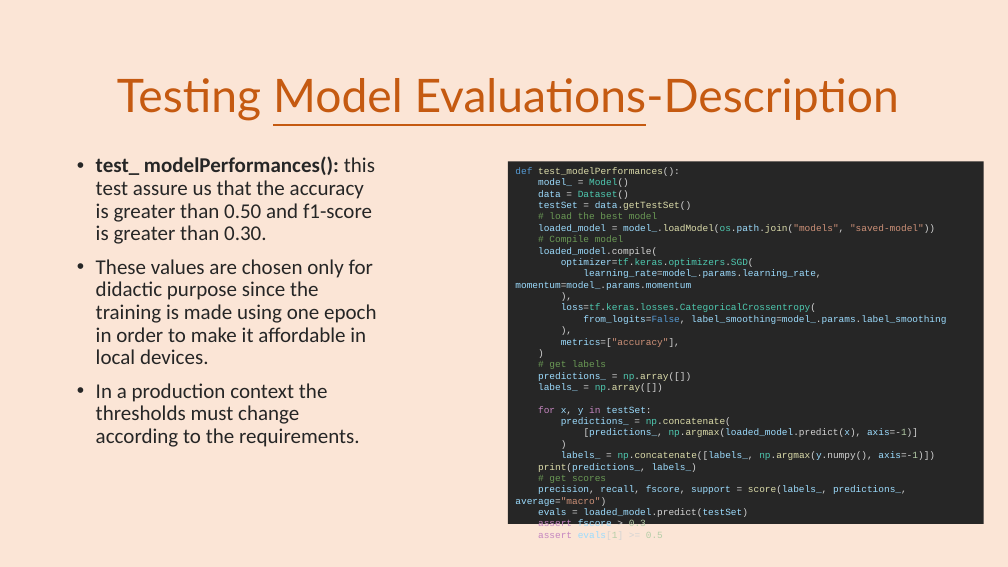
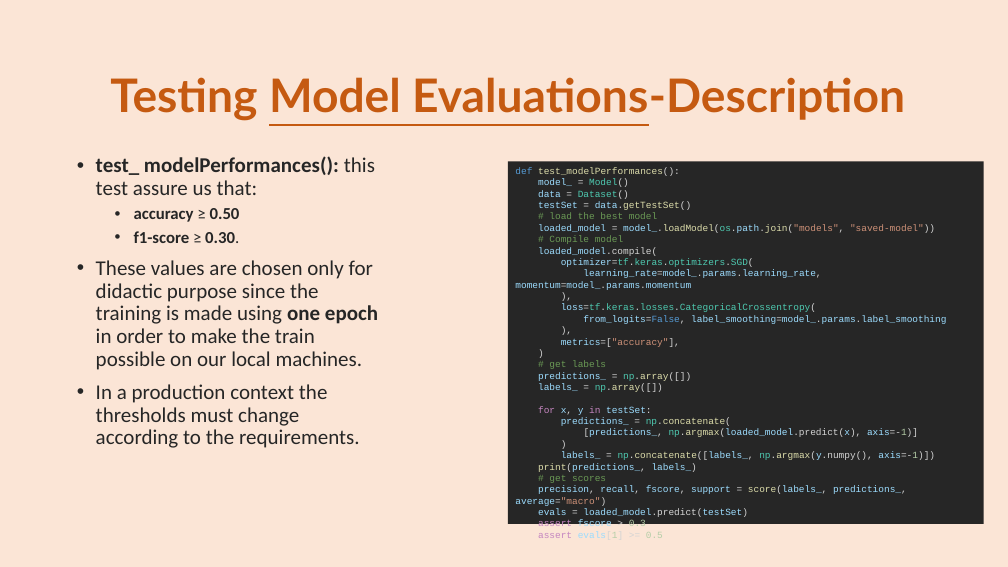
Before and after one commit to se4ai2223-uniba/architectural-style-recognition, a slide deck: slide 18 of docs/ArchiNet Team-Milestone 3.pptx (slide 17 before the commit). Drawn at 1008x567 pixels with LibreOffice and Linux fonts; fonts in the diff are those of the drawing. Boxes give left, top, right and bottom in pixels: in the first picture for what was removed or moved away, otherwise in the second. Text is boxed around its words. In the diff, an @@ line names an element or a change of style, - is before the commit and + after.

```diff
--- a/docs/ArchiNet Team-Milestone 3.pptx
+++ b/docs/ArchiNet Team-Milestone 3.pptx
@@ title "Testing Model Evaluations-Description" at [110,77,905,121]: bold on @@
@@ text at [96,156,378,370]: text changed @@
-• test_ modelPerformances(): this test assure us that the accuracy is greater than 0.50 and f1-score is greater than 0.30.
-• These values are chosen only for didactic purpose since the training is made using one epoch in order to make it affordable in local devices.
+• test_ modelPerformances(): this test assure us that:
+  • accuracy ≥ 0.50
+  • f1-score ≥ 0.30.
+• These values are chosen only for didactic purpose since the training is made using one epoch in order to make the train possible on our local machines.
```
Also in this commit, not shown: 19 other slides changed, 1 slide added, 1 slide removed.
